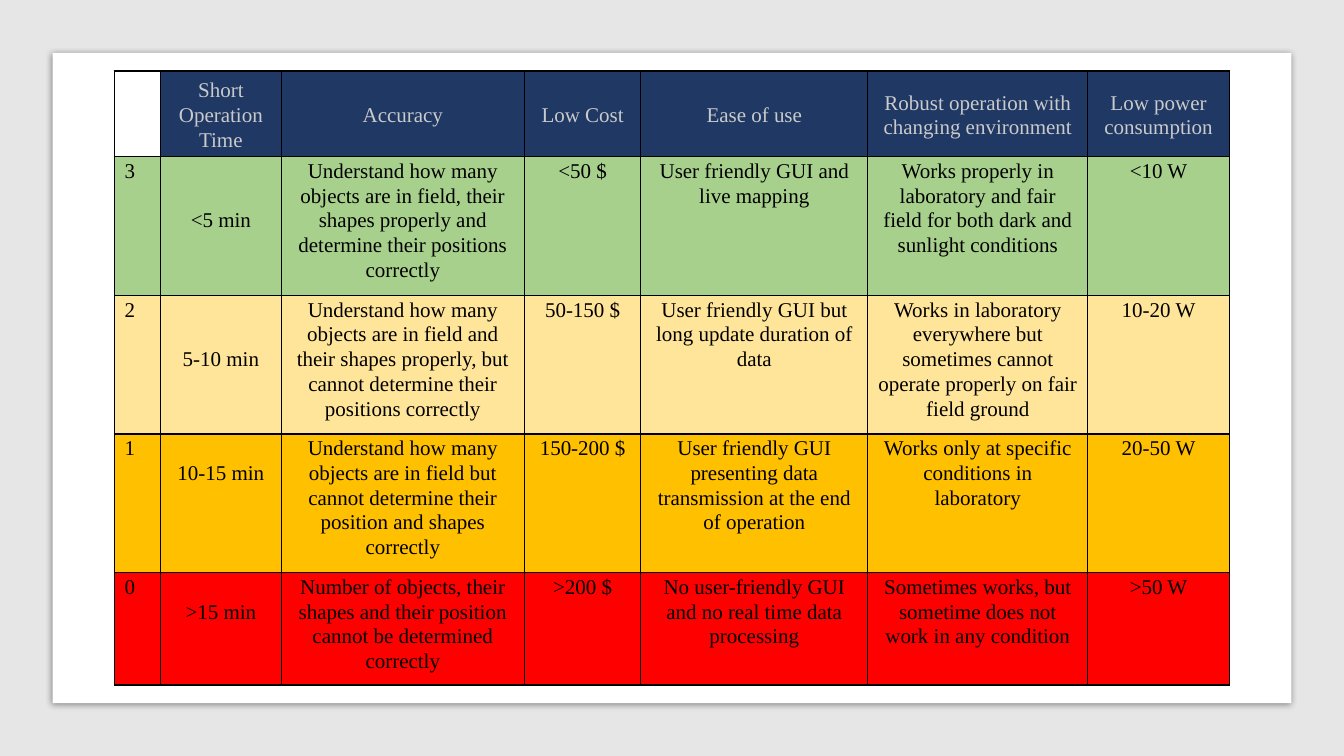
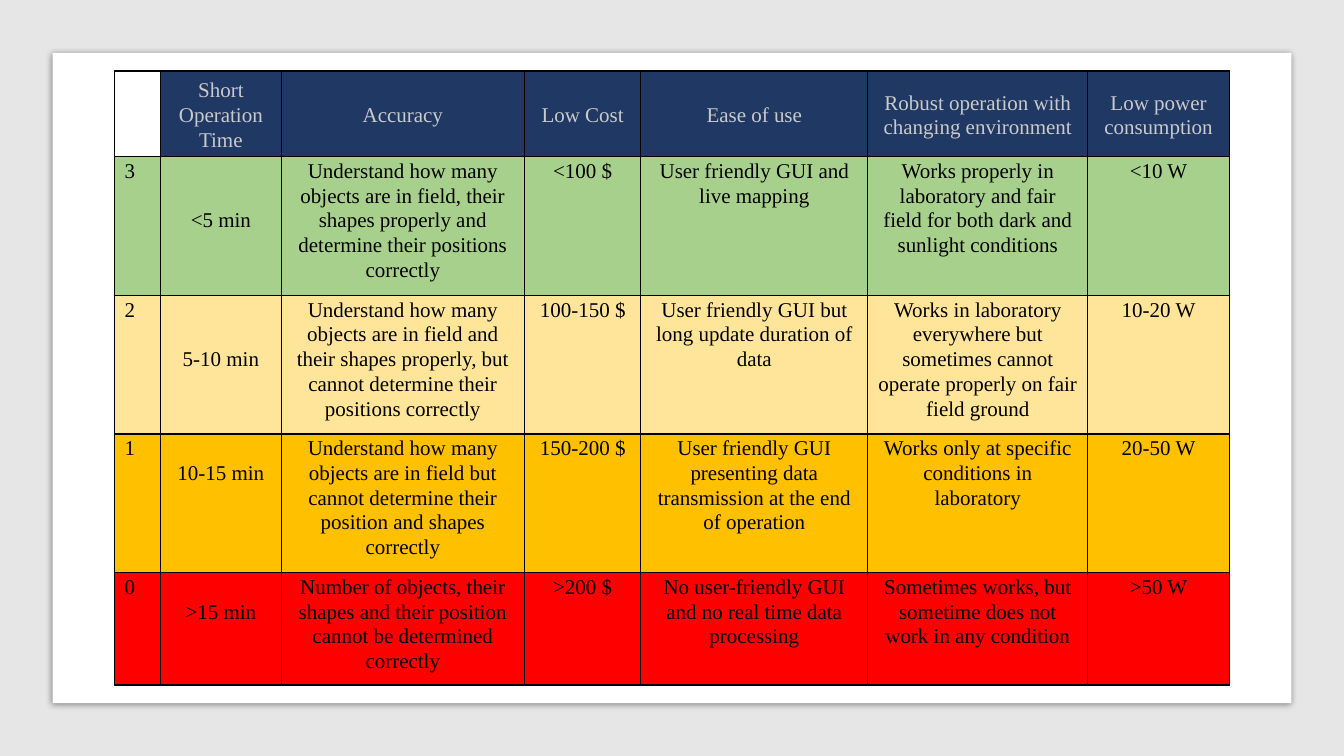
Before and after one commit to aliaydin96/EngineeringDesign, a slide deck: slide 7 of Completed/Presentation/EE493_Final_Presantation.pptx. Drawn at 1344x756 pixels with LibreOffice and Linux fonts; fonts in the diff are those of the drawing; background and template pictures are left out. Boxes give left, top, right and bottom in pixels: in the first picture for what was removed or moved away, otherwise in the second. Text is boxed around its words. In the diff, an @@ line names an element or a change of style, - is before the commit and + after.

Commit message:
typo fixed

```diff
--- a/Completed/Presentation/EE493_Final_Presantation.pptx
+++ b/Completed/Presentation/EE493_Final_Presantation.pptx
@@ table at (x1=115, y1=71, x2=1229, y2=685) @@
-row 2, column 4: <50 $
+row 2, column 4: <100 $
-row 3, column 4: 50-150 $
+row 3, column 4: 100-150 $
```
